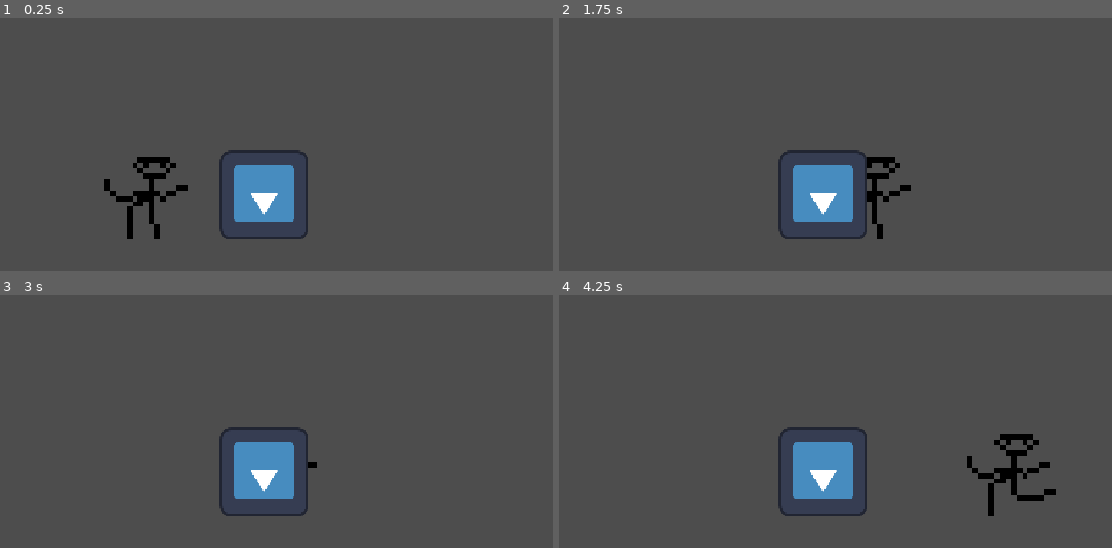
Above: before the commit, frames 1-4 (two rows, left to right).
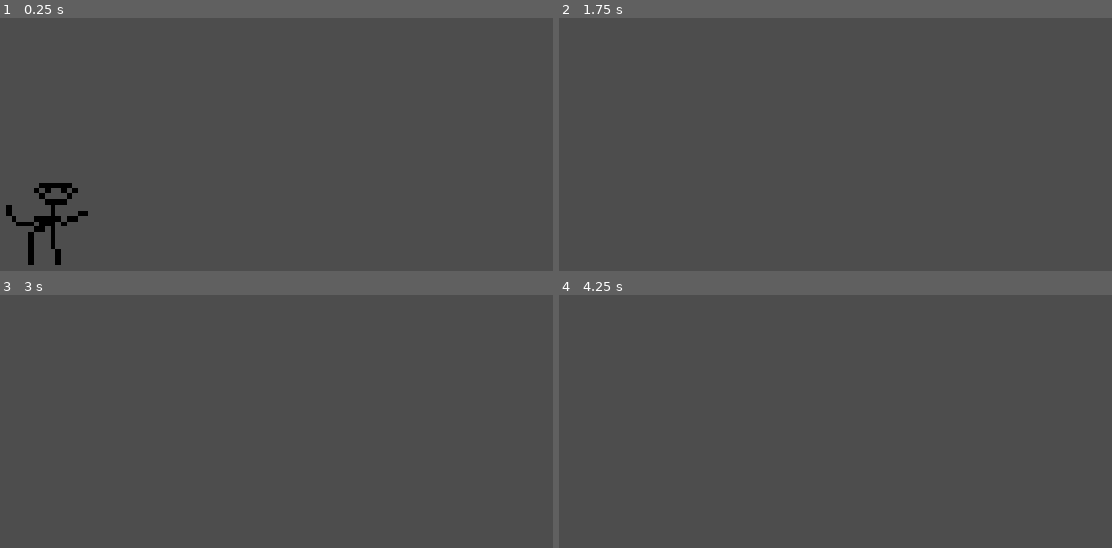
Above: after the commit, the same moments.

Repository: Crapulence1/fight-like
Game: Godot game, scene res://Levels/fight_area.tscn
Two runs of this game, one before a commit and one after it. Both use one fixed random seed, a clock stepped at 60 frames per second and the inputs below. Before the commit the project starts from res://Levels/test_area.tscn. The engine's default icon, where the game draws it, is replaced by a stand-in: a white triangle on a blue panel in a dark square.
Inputs:
- Up to frame 1 (0.25 s): no input
- Up to frame 2 (1.75 s): tap Enter (ui_accept) at 0.5 s; hold D (Right) from 0.53 s (still down); tap F (Kick) at 0.6, 1.55 s; tap Space (Jump, bound only after the commit) at 0.77, 0.8, 1.07, 1.35, 1.52 s
- Up to frame 3 (3 s): tap Space (Jump, bound only after the commit) at 1.82, 2.3 s; release D (Right) at 2.03 s; hold A (Left) 2.03-2.78 s; tap F (Kick) at 2.1, 2.85 s; hold D (Right) from 2.78 s (still down)
- Up to frame 4 (4.25 s): keep holding D (Right); tap Space (Jump, bound only after the commit) at 3.02, 3.32, 3.6, 3.77, 4.07 s; tap Shift (Debug) at 4.15 s

The runs differ from the first frame. In frame 1, 5.3% of the frame differs, in the area x 1-56%, y 52-98%; in frame 2, 3.7%; in frame 3, 3.1%; in frame 4, 4.3%.

Commit message:
FightManager

Diff:
--- /dev/null
+++ b/Components/FlipComponent.gd
@@ -0,0 +1,17 @@
+extends Node
+class_name FlipComponent
+
+func _ready() -> void:
+	Global.fight_manager.flip.connect(flip)
+	pass
+
+
+func face_left() -> void:
+	pass
+
+
+func face_right() -> void:
+	pass
+
+func flip() -> void:
+	print("Yo whatup I just flipped bro")
--- a/Components/InputComponent.gd
+++ b/Components/InputComponent.gd
@@ -5,6 +5,7 @@
 var dir : int
 var is_jump_pressed : bool
 # Called every frame. 'delta' is the elapsed time since the previous frame.
-func _process(delta: float) -> void:
+func _process(_delta: float) -> void:
 	dir = Input.get_axis("Left", "Right")
-	pass
+	if Input.is_action_just_pressed("Jump"):
+		is_jump_pressed = true
--- a/Components/MoveComponent.gd
+++ b/Components/MovementComponent.gd
@@ -3,13 +3,15 @@
 
 @export var Speed : float
 @export var Jump_height : float
+@export var gravity : float
 @export var body : CharacterBody2D
+
 
 var dir : int
 var wants_jump : bool
 
 func tick(delta : float) -> void:
-
+	apply_gravity()
 	body.velocity.x = dir * Speed
 
 	if wants_jump:
@@ -18,3 +20,9 @@
 
 
 	body.move_and_slide()
+
+
+
+func apply_gravity() -> void:
+	body.velocity.y += gravity
+	pass
--- a/Enemies/enemy.gd
+++ b/Enemies/enemy.gd
@@ -1,5 +1,5 @@
 extends CharacterBody2D
-
+class_name Enemy
 
 const SPEED = 300.0
 const JUMP_VELOCITY = -400.0
--- a/Globals/Global.gd
+++ b/Globals/Global.gd
@@ -1,8 +1,11 @@
 extends Node
 
+var fight_manager : FightManager = null
 
-
-
+func _ready() -> void:
+	fight_manager = FightManager.new()
+	add_child(fight_manager)
+	print(fight_manager)
 
 # Called every frame. 'delta' is the elapsed time since the previous frame.
 func _process(delta: float) -> void:
--- /dev/null
+++ b/Levels/fight_area.gd
@@ -0,0 +1,10 @@
+extends Node2D
+
+@export var spawn1 : Marker2D
+@export var spawn2 : Marker2D
+
+# Called when the node enters the scene tree for the first time.
+func _ready() -> void:
+	Player.player.global_position = spawn1.global_position
+	Global.fight_manager.enemy.global_position = spawn2.global_position
+	Global.fight_manager.start_fight()
--- /dev/null
+++ b/Levels/fight_area.tscn
@@ -0,0 +1,29 @@
+[gd_scene format=3 uid="uid://b614qlblu23pf"]
+
+[ext_resource type="Script" uid="uid://drsdvjll8w151" path="res://Levels/fight_area.gd" id="1_6rhgg"]
+[ext_resource type="PackedScene" uid="uid://bap7lqfd44x12" path="res://Player/Player.tscn" id="1_r8j8c"]
+
+[sub_resource type="RectangleShape2D" id="RectangleShape2D_g4v7s"]
+size = Vector2(502, 20)
+
+[node name="fight_area" type="Node2D" unique_id=1396031564 node_paths=PackedStringArray("spawn1", "spawn2")]
+script = ExtResource("1_6rhgg")
+spawn1 = NodePath("spawn1")
+spawn2 = NodePath("spawn2")
+
+[node name="StaticBody2D" type="StaticBody2D" parent="." unique_id=325272667]
+position = Vector2(0, 46)
+
+[node name="CollisionShape2D" type="CollisionShape2D" parent="StaticBody2D" unique_id=1106473290]
+shape = SubResource("RectangleShape2D_g4v7s")
+
+[node name="spawn1" type="Marker2D" parent="." unique_id=2013244130]
+position = Vector2(-148, -93)
+
+[node name="spawn2" type="Marker2D" parent="." unique_id=780163940]
+position = Vector2(221, 7)
+
+[node name="Player" parent="." unique_id=1380681167 instance=ExtResource("1_r8j8c")]
+position = Vector2(-44, -53)
+
+[node name="Camera2D" type="Camera2D" parent="." unique_id=1093043639]
--- a/Moves/Normals/kick.gd
+++ /dev/null
@@ -1,7 +0,0 @@
-extends Node2D
-
-@export var Move_data : Move
-
-func _ready() -> void:
-	var x = Move_data
-	print(x)
--- a/Moves/Normals/kick.tscn
+++ /dev/null
@@ -1,23 +0,0 @@
-[gd_scene format=3 uid="uid://bpn03kumm7bg2"]
-
-[ext_resource type="Script" uid="uid://cgpltf3680182" path="res://Resources/Move.gd" id="1_2yxl4"]
-[ext_resource type="Script" uid="uid://c7k2bcvbwv5nm" path="res://Moves/Normals/kick.gd" id="1_csnu7"]
-[ext_resource type="Script" uid="uid://b5bgj0tx8hd5x" path="res://Resources/FrameData.gd" id="2_jiyof"]
-
-[sub_resource type="Resource" id="Resource_6ysni"]
-script = ExtResource("2_jiyof")
-metadata/_custom_type_script = "uid://b5bgj0tx8hd5x"
-
-[sub_resource type="Resource" id="Resource_8g4oa"]
-script = ExtResource("1_2yxl4")
-move_name = &"Kick"
-damage = 1.0
-frame_data = SubResource("Resource_6ysni")
-knock_back = 1.0
-guard = 2
-animation_file_path = "res://Moves/Normals/Kick.res"
-metadata/_custom_type_script = "uid://cgpltf3680182"
-
-[node name="Kick" type="Node2D" unique_id=839839260]
-script = ExtResource("1_csnu7")
-Move_data = SubResource("Resource_8g4oa")
--- a/Player/Player.tscn
+++ b/Player/Player.tscn
@@ -5,8 +5,9 @@
 [ext_resource type="Texture2D" uid="uid://24k177lg37lo" path="res://Assets/Sprite-0001.png" id="2_tok1r"]
 [ext_resource type="Script" uid="uid://dmkpgc5qwwfl5" path="res://Resources/MoveList.gd" id="3_j23h2"]
 [ext_resource type="Script" uid="uid://c8dhkqu8cxdia" path="res://Resources/InputBuffer.gd" id="4_vlldt"]
-[ext_resource type="Script" uid="uid://bcpo3sdusxnbu" path="res://Components/MoveComponent.gd" id="6_vlldt"]
+[ext_resource type="Script" uid="uid://bcpo3sdusxnbu" path="res://Components/MovementComponent.gd" id="6_vlldt"]
 [ext_resource type="Script" uid="uid://bwe6n4puhl0fm" path="res://Components/InputComponent.gd" id="7_s1rgi"]
+[ext_resource type="Script" uid="uid://cfkmv0qn2r2n0" path="res://Components/FlipComponent.gd" id="8_s1rgi"]
 
 [sub_resource type="Resource" id="Resource_6ysni"]
 script = ExtResource("3_j23h2")
@@ -39,13 +40,14 @@
 &"RESET": SubResource("Animation_8g4oa")
 }
 
-[node name="Player" type="CharacterBody2D" unique_id=1380681167 node_paths=PackedStringArray("anim", "input_component", "movement_component")]
+[node name="Player" type="CharacterBody2D" unique_id=1380681167 node_paths=PackedStringArray("anim", "input_component", "movement_component", "flip_component")]
 script = ExtResource("1_tok1r")
 anim = NodePath("AnimationPlayer")
 move_list = SubResource("Resource_6ysni")
 input_buffer = SubResource("Resource_anvdt")
 input_component = NodePath("InputComponent")
 movement_component = NodePath("MovementComponent")
+flip_component = NodePath("FlipComponent")
 
 [node name="Sprite2D" type="Sprite2D" parent="." unique_id=587950298]
 scale = Vector2(7.97, 7.97)
@@ -63,10 +65,16 @@
 
 [node name="MovementComponent" type="Node" parent="." unique_id=658738254 node_paths=PackedStringArray("body")]
 script = ExtResource("6_vlldt")
-Speed = 200.0
+Speed = 500.0
+Jump_height = 2000.0
+gravity = 100.0
 body = NodePath("..")
 metadata/_custom_type_script = "uid://bcpo3sdusxnbu"
 
 [node name="InputComponent" type="Node" parent="." unique_id=856313911]
 script = ExtResource("7_s1rgi")
 metadata/_custom_type_script = "uid://bwe6n4puhl0fm"
+
+[node name="FlipComponent" type="Node" parent="." unique_id=89611092]
+script = ExtResource("8_s1rgi")
+metadata/_custom_type_script = "uid://cfkmv0qn2r2n0"
--- a/Player/player.gd
+++ b/Player/player.gd
@@ -7,7 +7,12 @@
 
 @export var input_component : InputComponent
 @export var movement_component : MovementComponent
+@export var flip_component : FlipComponent
 
+static var player : Player = null
+
+func _enter_tree() -> void:
+	player = self
 
 
 func _ready() -> void:
@@ -18,6 +23,8 @@
 
 func _process(delta: float) -> void:
 	movement_component.dir = input_component.dir
+	movement_component.wants_jump = input_component.is_jump_pressed
+	input_component.is_jump_pressed = false
 
 	movement_component.tick(delta)
 
@@ -25,7 +32,6 @@
 		anim.play(str("Moves/", "Kick"))
 
 
-
 func add_move(move : Move) -> void:
 	move_list.move_list[move.move_name] = move
 	move_list.move_library.add_animation(move.move_name, move.animation)
--- /dev/null
+++ b/Resources/FightManager.gd
@@ -0,0 +1,35 @@
+extends Node
+class_name FightManager
+
+signal flip
+
+enum PlayerSide {LEFT, RIGHT}
+var player_side : PlayerSide = PlayerSide.LEFT
+
+var player : Player = Player.player
+var enemy : Enemy = Enemy.new()
+
+var fight_started : bool = false
+
+func _process(_delta: float) -> void:
+	if fight_started:
+		_check_player_side()
+
+
+	if Input.is_action_just_pressed("Debug"):
+		flip.emit()
+
+func _check_player_side() -> void:
+	if player_side == PlayerSide.LEFT:
+		if player.global_position > enemy.global_position:
+			player_side = PlayerSide.RIGHT
+			flip.emit()
+
+	if player_side == PlayerSide.RIGHT:
+		if player.global_position < enemy.global_position:
+			player_side = PlayerSide.LEFT
+			flip.emit()
+
+
+func start_fight() -> void:
+	fight_started = true
--- a/Resources/Move.gd
+++ b/Resources/Move.gd
@@ -1,5 +1,6 @@
 extends Resource
 class_name Move
+
 
 signal move_added
 
--- a/project.godot
+++ b/project.godot
@@ -13,7 +13,7 @@
 [application]
 
 config/name="FightLike"
-run/main_scene="uid://cujnrkyd7tw8h"
+run/main_scene="uid://b614qlblu23pf"
 config/features=PackedStringArray("4.7", "Forward Plus")
 config/icon="res://icon.svg"
 
@@ -79,6 +79,11 @@
 "events": [Object(InputEventKey,"resource_local_to_scene":false,"resource_name":"","device":-1,"window_id":0,"alt_press …(192 unchanged characters)…
 ]
 }
+Jump={
+"deadzone": 0.2,
+"events": [Object(InputEventKey,"resource_local_to_scene":false,"resource_name":"","device":-1,"window_id":0,"alt_pressed":false,"shift_pressed":false,"ctrl_pressed":false,"meta_pressed":false,"pressed":false,"keycode":0,"physical_keycode":32,"key_label":0,"unicode":32,"location":0,"echo":false,"script":null)
+]
+}
 
 [physics]
 
Not shown, added: Components/FlipComponent.gd.uid
Renamed: Components/MoveComponent.gd.uid -> Components/MovementComponent.gd.uid
Not shown, added: Levels/fight_area.gd.uid
Not shown, removed: Moves/Normals/kick.gd.uid
Not shown, added: Resources/FightManager.gd.uid
